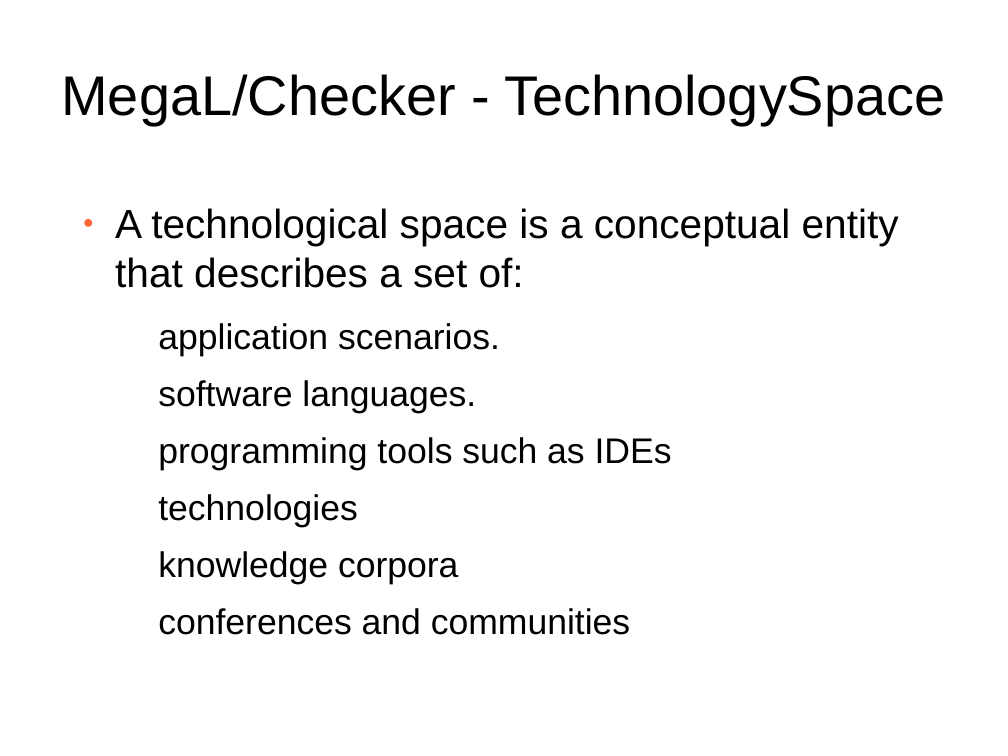
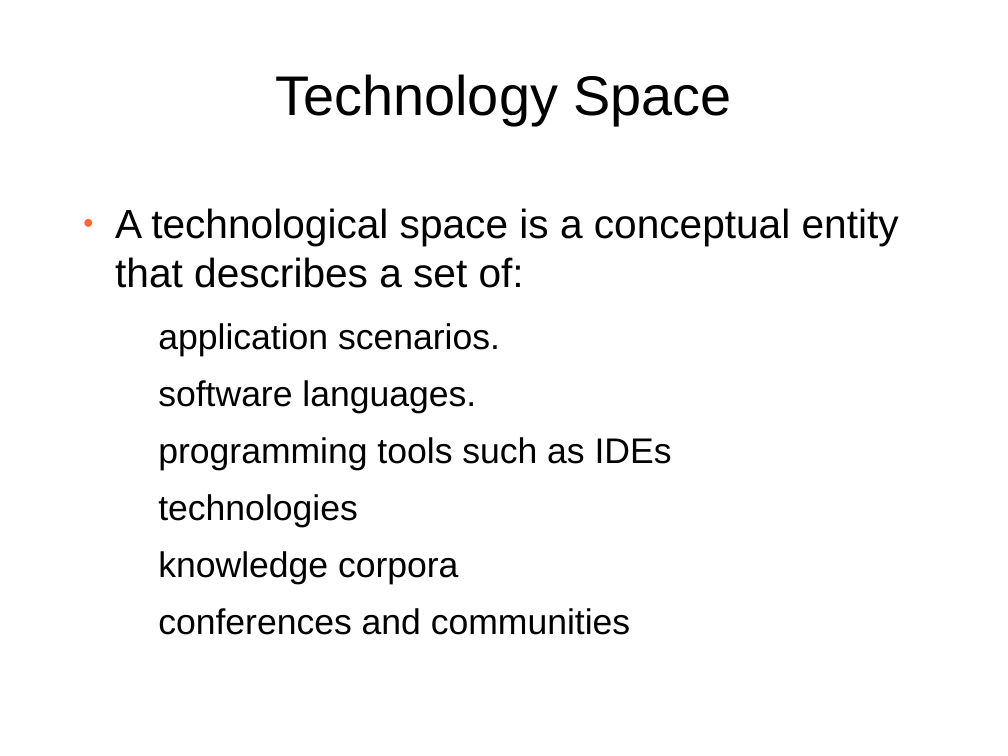
Before and after one commit to softlang/megalib, a slide deck: slide 33 of docs/LanguageDescription.odp (slide 28 before the commit). Drawn at 1008x756 pixels with LibreOffice and Linux fonts; fonts in the diff are those of the drawing; background and template pictures are left out. Boxes give left, top, right and bottom in pixels: in the first picture for what was removed or moved away, otherwise in the second. Text is boxed around its words. In the diff, an @@ line names an element or a change of style, - is before the commit and + after.

```diff
--- a/docs/LanguageDescription.odp
+++ b/docs/LanguageDescription.odp
@@ title removed at (61,74,945,125) @@
-MegaL/Checker - TechnologySpace
@@ title added at (275,74,731,125), 44 pt, text #000000 @@
+Technology Space
```
Also in this commit, not shown: 35 other slides changed, 14 slides added, 4 slides removed, 2 other files.
